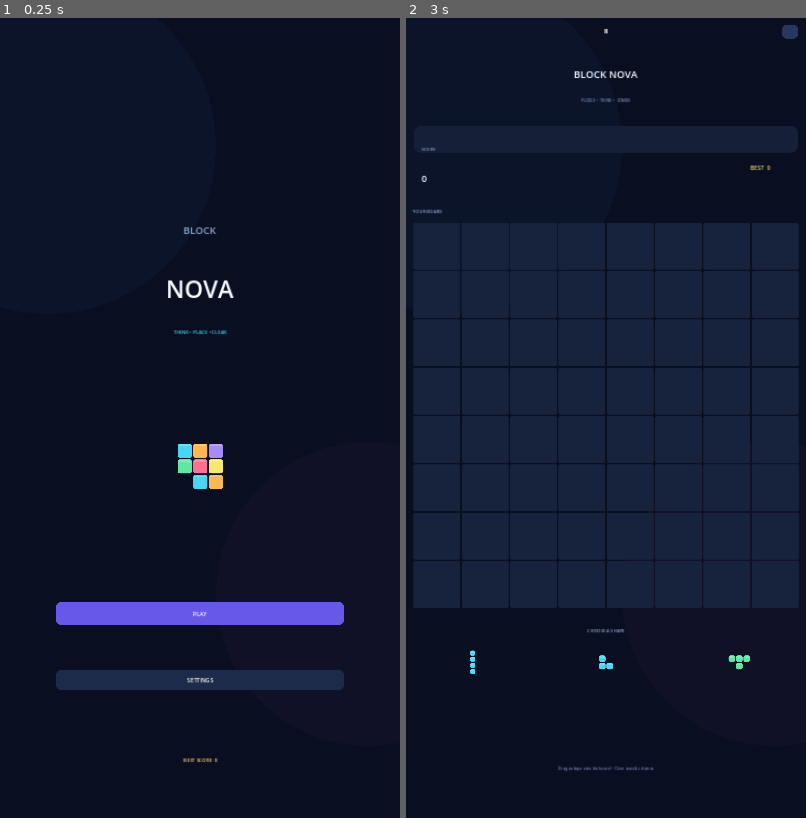
Above: before the commit, frames 1-2 (left to right).
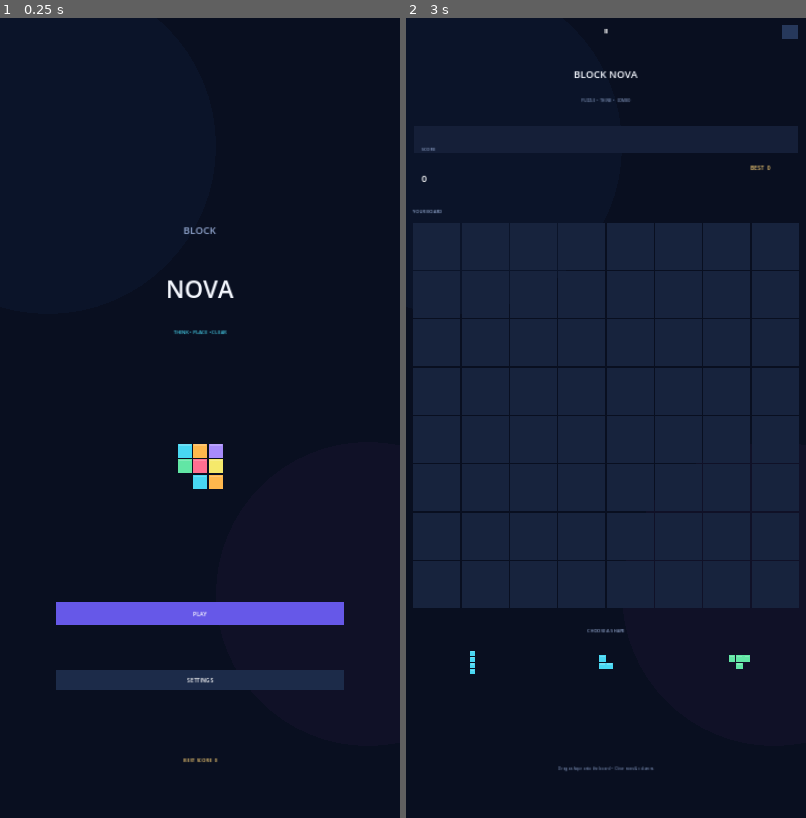
Above: after the commit, the same moments.

Repository: mahdialloui01-art/BlockNova
Game: Godot game, scene res://scenes/main.tscn
Same seed, same stepped clock (60 frames per second), same inputs: the game is played once before the commit and once after it.
Inputs (mouse positions are in pixels of both pictures, inside the frame that each line leads up to):
- Up to frame 1 (0.25 s): no input
- Up to frame 2 (3 s): tap Enter at 0.5, 2 s; move the mouse to (694, 378) at 0.52 s; click (694, 378) at 0.67 s; tap Space at 1.25, 2.75 s; drag from (526, 458) to (586, 578) at 1.27 s; move the mouse to (646, 242) at 2.02 s; click (646, 242) at 2.17 s; drag from (586, 578) to (486, 298) at 2.77 s

The runs differ from the first frame. In frame 1, less than 0.1% of the frame differs, in the area x 14-86%, y 53-84%; in frame 2, less than 0.1%, in the area x 1-99%, y 0-82%.

Commit message:
Improve touch-drag responsiveness and reduce redraw cost

Diff:
--- a/scripts/main.gd
+++ b/scripts/main.gd
@@ -37,7 +37,6 @@
 var sound_enabled := true
 var vibration_enabled := true
 var config: ConfigFile
-var panel_style_cache: Dictionary = {}
 
 func _ready() -> void:
 	Input.set_use_accumulated_input(false)
@@ -207,25 +206,16 @@
 		draw_rect(Rect2(rect.position+Vector2(3,2),Vector2(maxf(1,rect.size.x-6),3)),Color(1,1,1,0.22),true)
 
 func _draw_panel(rect: Rect2,color: Color,radius: float) -> void:
-	# Reuse rounded panel styles instead of allocating hundreds every frame.
-	var key := "%s:%d" % [color.to_html(true), roundi(radius)]
-	var style: StyleBoxFlat
-	if panel_style_cache.has(key):
-		style = panel_style_cache[key]
-	else:
-		style = StyleBoxFlat.new()
-		style.bg_color = color
-		style.set_corner_radius_all(roundi(radius))
-		panel_style_cache[key] = style
-	draw_style_box(style,rect)
+	# Fast primitive fill avoids StyleBox allocation and cache-key work during drag.
+	draw_rect(rect,color,true)
 
 func _draw_button(rect: Rect2,label: String,color: Color) -> void:
 	_draw_panel(rect,color,14)
 	_draw_text(label,Vector2(0,rect.position.y+rect.size.y*0.62),15,Color.WHITE,HORIZONTAL_ALIGNMENT_CENTER,size.x)
 
 func _draw_block(rect: Rect2,color: Color) -> void:
-	_draw_panel(rect,color,6)
-	draw_rect(Rect2(rect.position+Vector2(3,2),Vector2(maxf(1,rect.size.x-6),4)),Color(1,1,1,0.20),true)
+	draw_rect(rect,color,true)
+	draw_rect(Rect2(rect.position+Vector2(3,2),Vector2(maxf(1,rect.size.x-6),3)),Color(1,1,1,0.20),true)
 
 func _draw_text(value: String,pos: Vector2,font_size: int,color: Color,align: HorizontalAlignment=HORIZONTAL_ALIGNMENT_LEFT,width: float=-1.0) -> void:
 	draw_string(font,pos,value,align,width if width>0 else 300.0,font_size,color)
